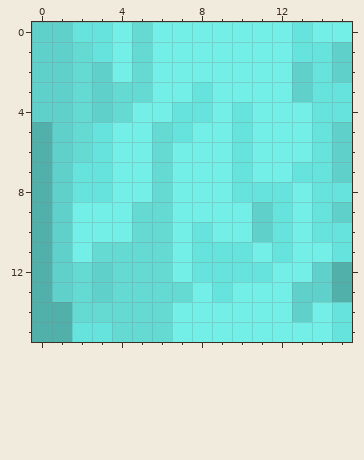
Two versions of one pixel-art file, art/stripped_lumo_log.aseprite. Above, as it was before the edit.
16x16 pixels, 1 frame.
Now the later version:
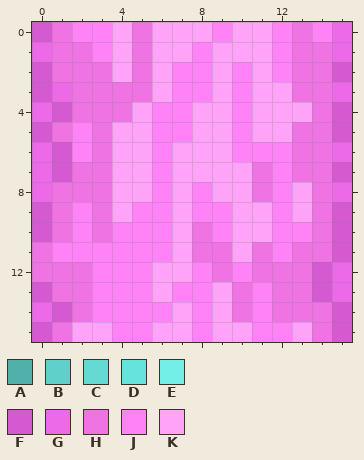
Palette (. is transparent): A #52b0aa  B #5fd1ca  C #64dad3  D #66e3dc  E #73efe8  F #d55ad1  G #ec69e8  H #ef73e3  J #ff82f7  K #ffa3f9
Edits made:
Changed rows in their new state; - is an unchanged pixel.
first column x 0:
 0 FHJJKHKKKJKKJHJG
 1 GHHJKHKKJKKKJHHG
 2 FHHHKHKJJKJKJHHF
 3 FGHHHHKJJKJKKHHG
 4 GFHHHKJJKKJKKKHF
 5 FHJHKKJJKKJKKHHF
 6 GFJHKKJKKKJJJHHG
 7 GFHHKKJKKKKHJHHF
 8 GHHHKKJKJKKHJKHG
 9 FHJHKJJKJJKKJKHF
10 FHJHJJJKHJKKJJHF
11 HJJJJJJKHHKHJHHF
12 HHHJJJKKJHJHHHFG
13 FHHJJJKJJKHJHHFG
14 GFHJJJJKJKHJHHHF
15 FHKKJJKKJKKJJKHF
